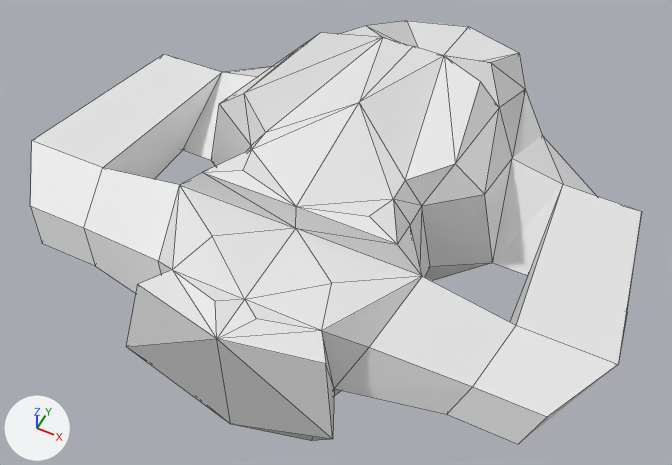
Two versions of the Blender file alterian-pirates/blend/ships/heavy.blend, one commit apart.
Camera for both pictures: a 50 mm camera at (17.8, -39.7, 47.6) aimed at (-0.2, -3.6, 2.4). The lights are fixed; the arrows at lower left show +X, +Y and +Z. Mesh edges are drawn as thin lines.
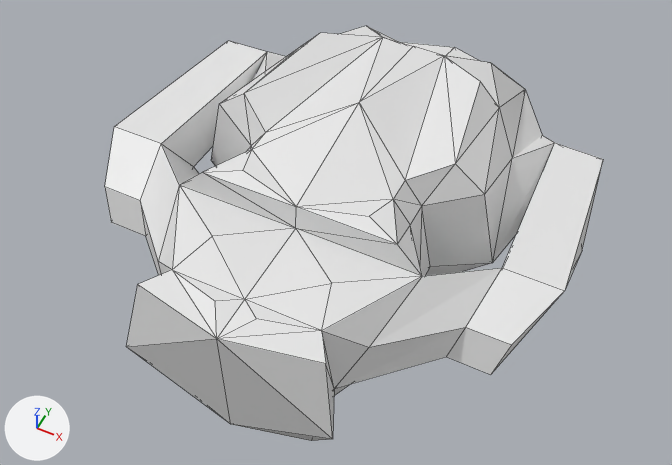
Pixel boxes (x1, y1, x2, y2) of what changed, in the pictures (672 x 465 px; the box of a moved part takes in the faces that stretch with it):
'Plane.002', reshaped (19% narrower): before (30, 21, 642, 444); after (105, 26, 603, 441)
part 1 of me_plane_002, moved or reshaped: before (30, 54, 642, 444); after (105, 41, 603, 389)
part 2 of me_plane_002, moved or reshaped: before (366, 21, 525, 88); after (401, 42, 479, 61)

The change, as a list of edits to the scene's bpy script:
```text
Change me_plane_002:
    where me_plane_002.from_pydata(...)  # 63 vertices, 96 faces; spans x -18.7..0.0, y -22.6..14.1, z 0.0..11.5
    used by ob_plane_002; location = (0.0, 5.0, 0.0)
    before: 9 (-4.4, 13.1, 0.0), 12 (-4.6, 12.7, 4.0) at pixel (406, 20), 17 (0.0, 13.1, 0.0), 19 (0.0, 14.1, 4.0) at pixel (468, 26)
    me_plane_002 part 1: all 13 vertices in x -18.7..-11.5, y -18.8..0.4, z 4.0..7.7 are scaled about their middle by (0.658, 1, 1), then moved by (2.6, 3.4, 0.0)
    me_plane_002 part 2
    add for i in [9, 12, 17, 19]: me_plane_002.vertices[i].co += Vector((0.0, -2.9, 0.0))
```
